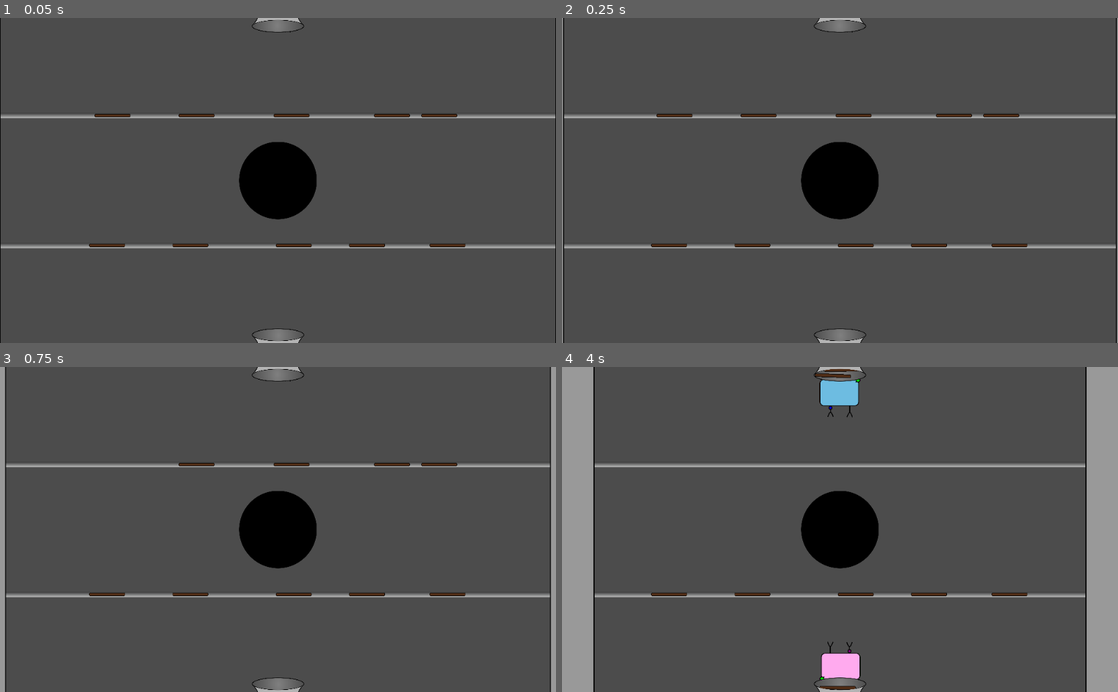
Above: before the commit, frames 1-4 (two rows, left to right).
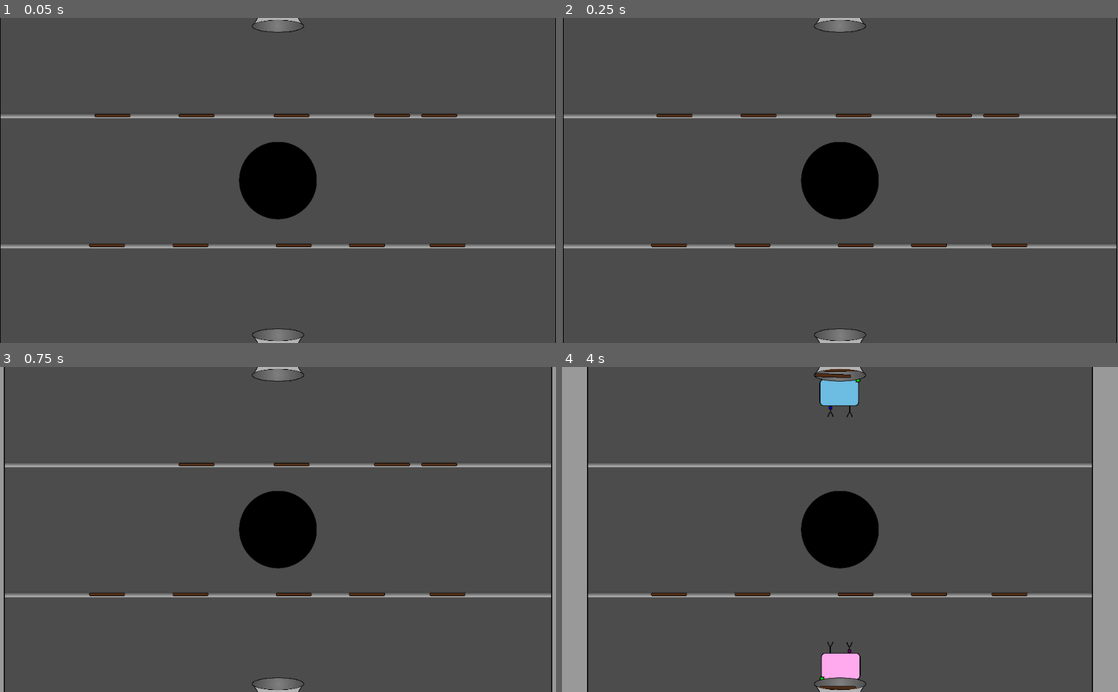
Above: after the commit, the same moments.

Repository: hgcummings/garbage-crusher
Game: Godot game, scene res://Main.tscn
Same seed, same stepped clock (60 frames per second), same inputs: the game is played once before the commit and once after it. This scene is started directly instead of the project's main scene.
Inputs (mouse positions are in pixels of both pictures, inside the frame that each line leads up to):
- Up to frame 1 (0.05 s): no input
- Up to frame 2 (0.25 s): no input
- Up to frame 3 (0.75 s): tap Enter at 0.5 s; move the mouse to (111, 464) at 0.52 s; click (111, 464) at 0.67 s
- Up to frame 4 (4 s): move the mouse to (1001, 464) at 1.27 s; click (1001, 464) at 1.42 s; tap Space at 2 s; move the mouse to (956, 464) at 2.02 s; click (956, 464) at 2.17 s; move the mouse to (756, 464) at 2.77 s; click (756, 464) at 2.92 s; move the mouse to (851, 464) at 3.52 s; click (851, 464) at 3.67 s

Frame 1 is identical in both runs. In frame 2, 0.5% of the frame differs, in the area x 0-100%, y 0-100%; in frame 3, 0.8%; in frame 4, 2.7%, in the area x 4-96%, y 0-100%.

Commit message:
Tweak difficulty numbers

Diff:
--- a/ChannelStick.gd
+++ b/ChannelStick.gd
@@ -19,7 +19,7 @@
 	rng.randomize()
 
 	if stick_material == "wood":
-		strength = rng.randf_range(10, 50)
+		strength = rng.randf_range(50, 100)
 	else:
 		strength = rng.randf_range(250, 350)
 
--- a/Wall.gd
+++ b/Wall.gd
@@ -2,8 +2,8 @@
 
 export var direction = 1
 
-const SPEED = 0.25
-const ACCELERATION_RATE = 0.1
+const SPEED = 0.2
+const ACCELERATION_RATE = 0.15
 
 var acceleration
 var velocity
